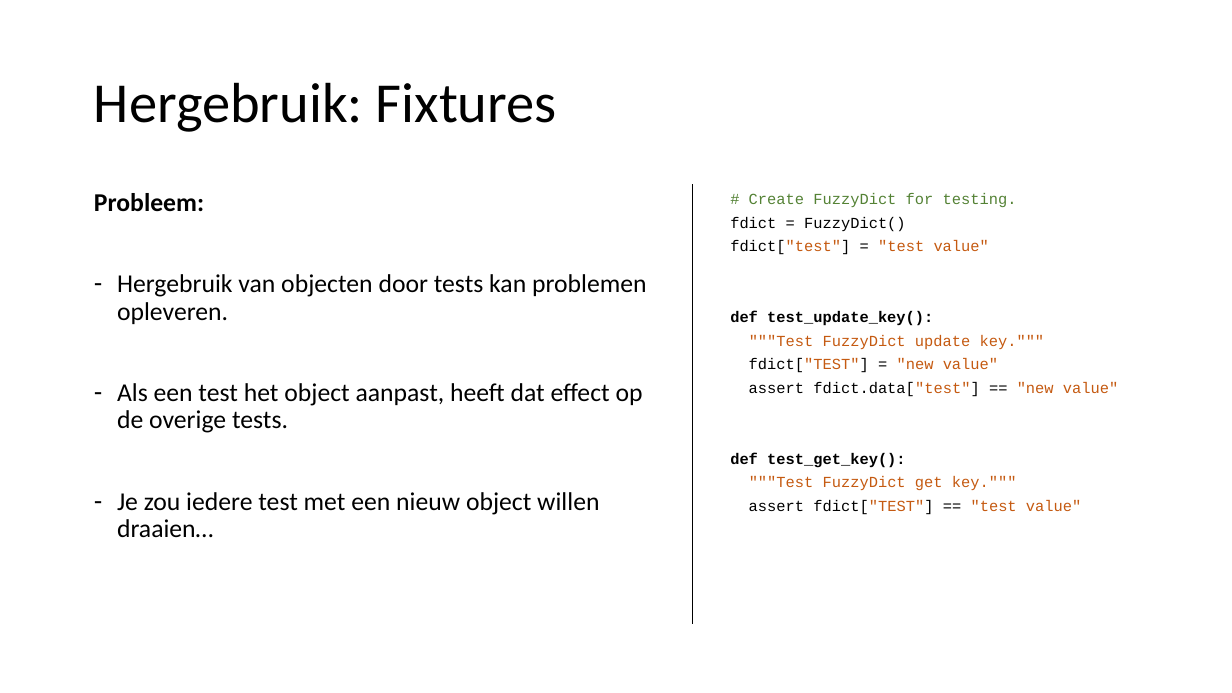
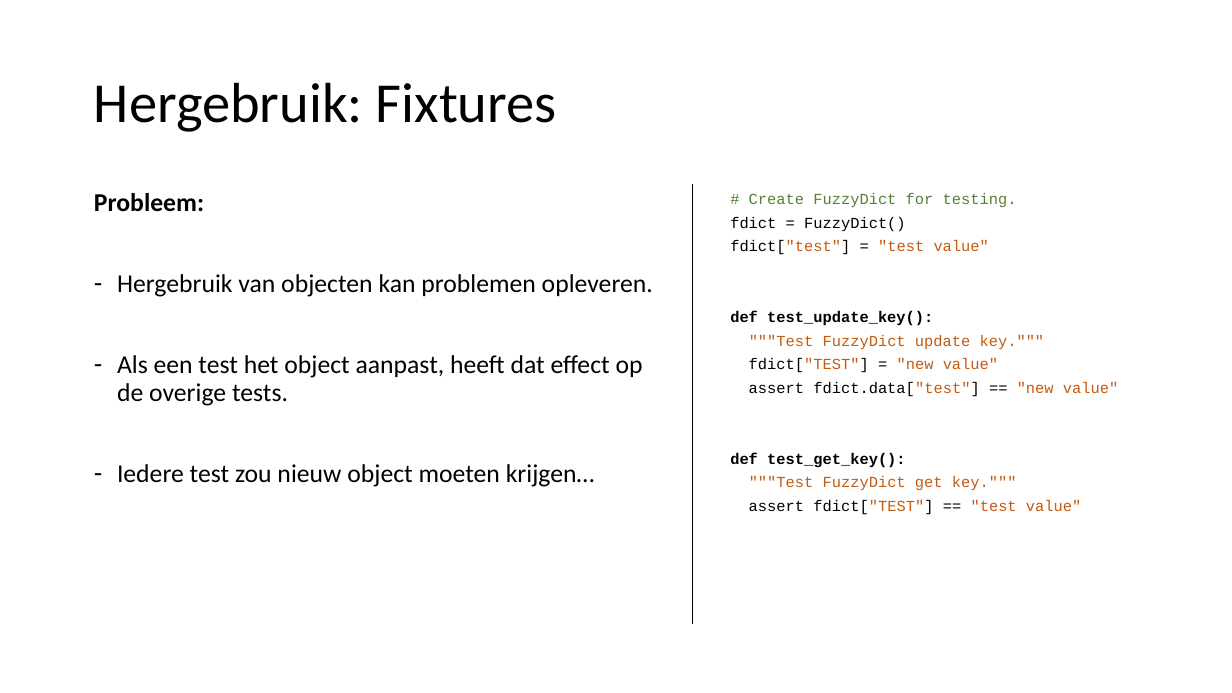
Before and after one commit to LFKoning/knowledge-sharing, a slide deck: slide 55 of python_course/2_production_code/python_cursus_2.pptx. Drawn at 1232x693 pixels with LibreOffice and Linux fonts; fonts in the diff are those of the drawing. Boxes give left, top, right and bottom in pixels: in the first picture for what was removed or moved away, otherwise in the second. Text is boxed around its words. In the diff, an @@ line names an element or a change of style, - is before the commit and + after.

```diff
--- a/python_course/2_production_code/python_cursus_2.pptx
+++ b/python_course/2_production_code/python_cursus_2.pptx
@@ text at [117, 274, 653, 297]: text changed @@
-– Hergebruik van objecten door tests kan problemen opleveren.
+– Hergebruik van objecten kan problemen opleveren.
@@ text at [117, 464, 595, 487]: text changed @@
-– Je zou iedere test met een nieuw object willen draaien…
+– Iedere test zou nieuw object moeten krijgen…
```
Also in this commit, not shown: 28 other slides changed, 20 other files.
